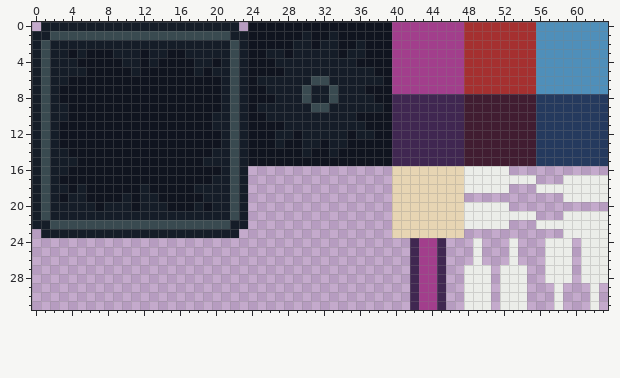
Pixel-art sprite: assets/tiles.png. That is the earlier state.
The file is 64x32 pixels.
After the commit:
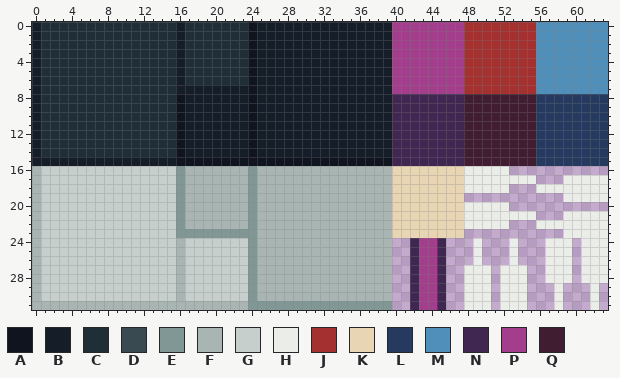
Palette (. is transparent): A #10141f  B #151d28  C #202e37  D #394a50  E #819796  F #a8b5b2  G #c7cfcc  H #ebede9  J #a53030  K #e7d5b3  L #253a5e  M #4f8fba  N #402751  P #a23e8c  Q #411d31
Difference:
@@ x 0..41 @@
- 0 .BBBBBBBBBBBBBBBBBBBBBB.AAAAAAAAAAAAAAAAPP
- 1 BBDDDDDDDDDDDDDDDDDDDDBBAAAAAABAABAAAAAAPP
- 2 BDBBBBBBBBBBBBBBBBBBBBDBAAAAABBABBAABAAAPP
- 3 BDBBABAAABBBABBAABBBBBDBAABBABBBBBABBAAAPP
- 4 BDBBBAAAAABBABAAAABBABDBAAABBBBBBBBBAAAAPP
- 5 BDBBBBAAAAABAAAAAABABBDBAAAABBBBBBBBBBAAPP
- 6 BDBBAAAAAAAAAAAAAAAAABDBABBBBBBDDBBBBBBAPP
- 7 BDBAAAAAAAAAAAAAAAAAABDBAABBBBDBBDBBBAAAPP
- 8 BDBAAAAAAAAAAAAAAAAAABDBAAABBBDBBDBBBBAANN
- 9 BDBBAAAAAAAAAAAAAAAAABDBABBBBBBDDBBBBBBANN
-10 BDBBAAAAAAAAAAAAAAAABBDBAABBBBBBBBBBAAAANN
-11 BDBAAAAAAAAAAAAAAAAABBDBAAAABBBBBBBBBAAANN
-12 BDBAAAAAAAAAAAAAAAAAABDBAAABBABBBBBABBAANN
-13 BDBAAAAAAAAAAAAAAAAAABDBAAABAABBABBAAAAANN
-14 BDBBAAAAAAAAAAAAAAAABBDBAAAAAABAABAAAAAANN
-15 BDBBBAAAAAAAAAAAAAABBBDBAAAAAAAAAAAAAAAANN
-16 BDBBAAAAAAAAAAAAAAAAABDB................KK
-17 BDBAAAAAAAAAAAAAAAAABBDB................KK
-18 BDBBABAAAAAABAAAAABBBBDB................KK
-19 BDBABBAAAABABBAAAAABBBDB................KK
-20 BDBBBBBABBBABBBAAABABBDB................KK
-21 BDBBBBBBBBBBBBBBBBBBBBDB................KK
-22 BBDDDDDDDDDDDDDDDDDDDDBB................KK
-23 .BBBBBBBBBBBBBBBBBBBBBB.................KK
-24 ..........................................
-25 ..........................................
-26 ..........................................
-27 ..........................................
-28 ..........................................
-29 ..........................................
-30 ..........................................
-31 ..........................................
+ 0 BCCCCCCCCCCCCCCCBCCCCCCCABBBBBBBBBBBBBBBPP
+ 1 BCCCCCCCCCCCCCCCBCCCCCCCABBBBBBBBBBBBBBBPP
+ 2 BCCCCCCCCCCCCCCCBCCCCCCCABBBBBBBBBBBBBBBPP
+ 3 BCCCCCCCCCCCCCCCBCCCCCCCABBBBBBBBBBBBBBBPP
+ 4 BCCCCCCCCCCCCCCCBCCCCCCCABBBBBBBBBBBBBBBPP
+ 5 BCCCCCCCCCCCCCCCBCCCCCCCABBBBBBBBBBBBBBBPP
+ 6 BCCCCCCCCCCCCCCCBCCCCCCCABBBBBBBBBBBBBBBPP
+ 7 BCCCCCCCCCCCCCCCBBBBBBBBABBBBBBBBBBBBBBBPP
+ 8 BCCCCCCCCCCCCCCCABBBBBBBABBBBBBBBBBBBBBBNN
+ 9 BCCCCCCCCCCCCCCCABBBBBBBABBBBBBBBBBBBBBBNN
+10 BCCCCCCCCCCCCCCCABBBBBBBABBBBBBBBBBBBBBBNN
+11 BCCCCCCCCCCCCCCCABBBBBBBABBBBBBBBBBBBBBBNN
+12 BCCCCCCCCCCCCCCCABBBBBBBABBBBBBBBBBBBBBBNN
+13 BCCCCCCCCCCCCCCCABBBBBBBABBBBBBBBBBBBBBBNN
+14 BCCCCCCCCCCCCCCCABBBBBBBABBBBBBBBBBBBBBBNN
+15 BBBBBBBBBBBBBBBBAAAAAAAAAAAAAAAAAAAAAAAANN
+16 FGGGGGGGGGGGGGGGEFFFFFFFEFFFFFFFFFFFFFFFKK
+17 FGGGGGGGGGGGGGGGEFFFFFFFEFFFFFFFFFFFFFFFKK
+18 FGGGGGGGGGGGGGGGEFFFFFFFEFFFFFFFFFFFFFFFKK
+19 FGGGGGGGGGGGGGGGEFFFFFFFEFFFFFFFFFFFFFFFKK
+20 FGGGGGGGGGGGGGGGEFFFFFFFEFFFFFFFFFFFFFFFKK
+21 FGGGGGGGGGGGGGGGEFFFFFFFEFFFFFFFFFFFFFFFKK
+22 FGGGGGGGGGGGGGGGEFFFFFFFEFFFFFFFFFFFFFFFKK
+23 FGGGGGGGGGGGGGGGEEEEEEEEEFFFFFFFFFFFFFFFKK
+24 FGGGGGGGGGGGGGGGFGGGGGGGEFFFFFFFFFFFFFFF..
+25 FGGGGGGGGGGGGGGGFGGGGGGGEFFFFFFFFFFFFFFF..
+26 FGGGGGGGGGGGGGGGFGGGGGGGEFFFFFFFFFFFFFFF..
+27 FGGGGGGGGGGGGGGGFGGGGGGGEFFFFFFFFFFFFFFF..
+28 FGGGGGGGGGGGGGGGFGGGGGGGEFFFFFFFFFFFFFFF..
+29 FGGGGGGGGGGGGGGGFGGGGGGGEFFFFFFFFFFFFFFF..
+30 FGGGGGGGGGGGGGGGFGGGGGGGEFFFFFFFFFFFFFFF..
+31 FFFFFFFFFFFFFFFFFFFFFFFFEEEEEEEEEEEEEEEE..
Boxes around the changes in both pictures, in picture pixels (x1, y1, x2, y2):
changed: (32, 22, 392, 310)
